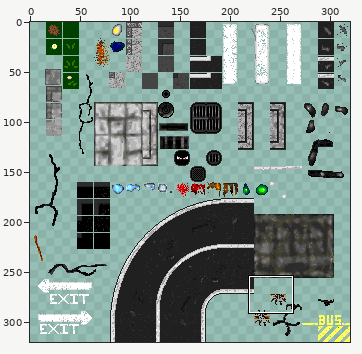
Two states of a sprite sheet, Assets/Graph/images/sol_urbain.png. The first picture is a wide view before the edit; the outline marks the close-up.
Close-up. Before the commit:
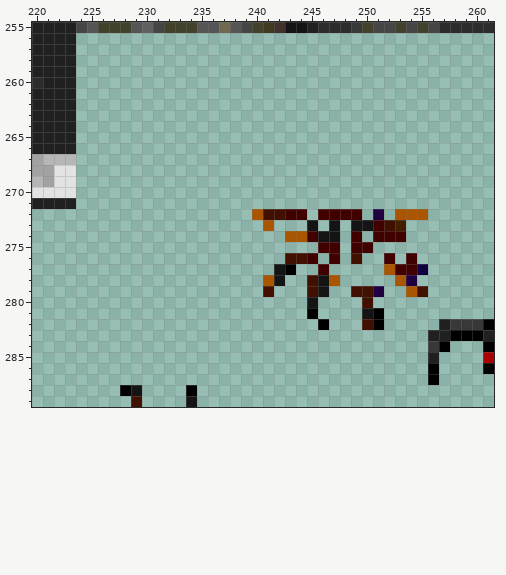
The file is 320x320 pixels. Colours within 5 levels of each other are drawn and written as one. Shown: x 220..261, y 255..289. The commit also changed other parts of the picture, which this record leaves out.
After the commit:
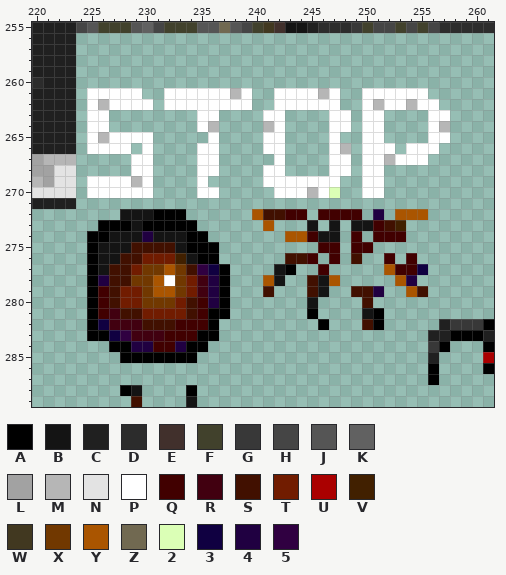
Palette (. is transparent): A #000000  B #141414  C #202020  D #2c2c2c  E #41302c  F #41412c  G #383838  H #454545  J #555555  K #616161  L #a2a2a2  M #b6b6b6  N #e3e3e3  P #ffffff  Q #410000  R #410010  S #411000  T #711c00  U #aa0000  V #412000  W #413820  X #713800  Y #aa5500  Z #716951  2 #dbffb6  3 #100041  4 #200041  5 #300041
Change:
y 261: x 225..229 ..... -> PPPPP; x 232..239 ........ -> PPPPPPMP; x 242..247 ...... -> PPPPMP; x 250..255 ...... -> PPPPPP
y 262: x 225..230 ...... -> PMPPPP; x 232..239 ........ -> PPPPPPPP; x 242..247 ...... -> PPPPPP; x 250..256 ....... -> PMPPMPP
y 263: x 225..226 .. -> PP; x 235..236 .. -> PP; x 241..242 .. -> PP; x 247..248 .. -> PP; x 250..251 .. -> PP; x 256..257 .. -> PP
y 264: x 225..226 .. -> PP; x 235..236 .. -> PM; x 241..242 .. -> MP; x 247..248 .. -> PP; x 250..251 .. -> PP; x 256..257 .. -> PM
y 265: x 225..230 ...... -> PMPPPP; x 236 . -> P; x 241..242 .. -> PP; x 247 . -> P; x 250..251 .. -> PP; x 256..257 .. -> PP
y 266: x 225..228 .... -> PPPP; x 230 . -> P; x 235..236 .. -> PP; x 241..242 .. -> PP; x 247..248 .. -> PM; x 250..252 ... -> PPP; x 254..256 ... -> PPP
y 267: x 229..230 .. -> PP; x 235..236 .. -> PP; x 242 . -> P; x 247..248 .. -> PP; x 250..255 ...... -> PPMPPP
y 268: x 229..230 .. -> PP; x 235..236 .. -> PP; x 241..242 .. -> PP; x 247..248 .. -> PP; x 250..251 .. -> PP
y 269: x 225..230 ...... -> PPPPMP; x 235 . -> P; x 241..247 ....... -> PPPPPPP; x 250..251 .. -> PP
y 270: x 225..230 ...... -> PPPPPP; x 235..236 .. -> PP; x 242..247 ...... -> PPPMP2; x 250..251 .. -> PP
y 272: x 228..233 ...... -> BBBAAA
y 273: x 226..234 ......... -> AAABAAAAA
y 274: x 225..235 ........... -> AABBB4BBBAA
y 275: x 225..236 ............ -> ABBBSSSSBAAA
y 276: x 225..236 ............ -> ABBSSTTTVBAA
y 277: x 225..237 ............. -> ABSSTXXYXS53A
y 278: x 225..237 ............. -> A4SSXXYPXTR4A
y 279: x 225..237 ............. -> AQSTTXYYXTR4A
y 280: x 225..237 ............. -> AQSTTXXXTSQ4A
y 281: x 225..237 ............. -> AQRSSTTTTSQAA
y 282: x 225..236 ............ -> A3RRRSSSQQQA
y 283: x 225..236 ............ -> AA35RRRQQQAA
y 284: x 227..235 ......... -> AA44QQ4AA
y 285: x 228..234 ....... -> AAAAAAA
